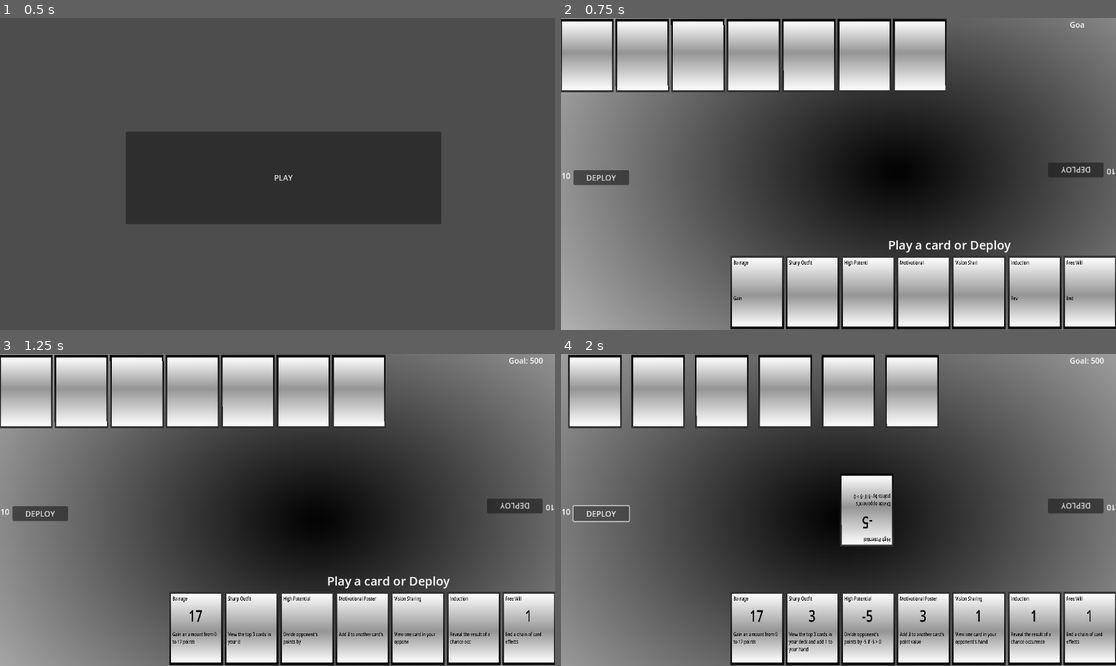
Above: before the commit, frames 1-4 (two rows, left to right).
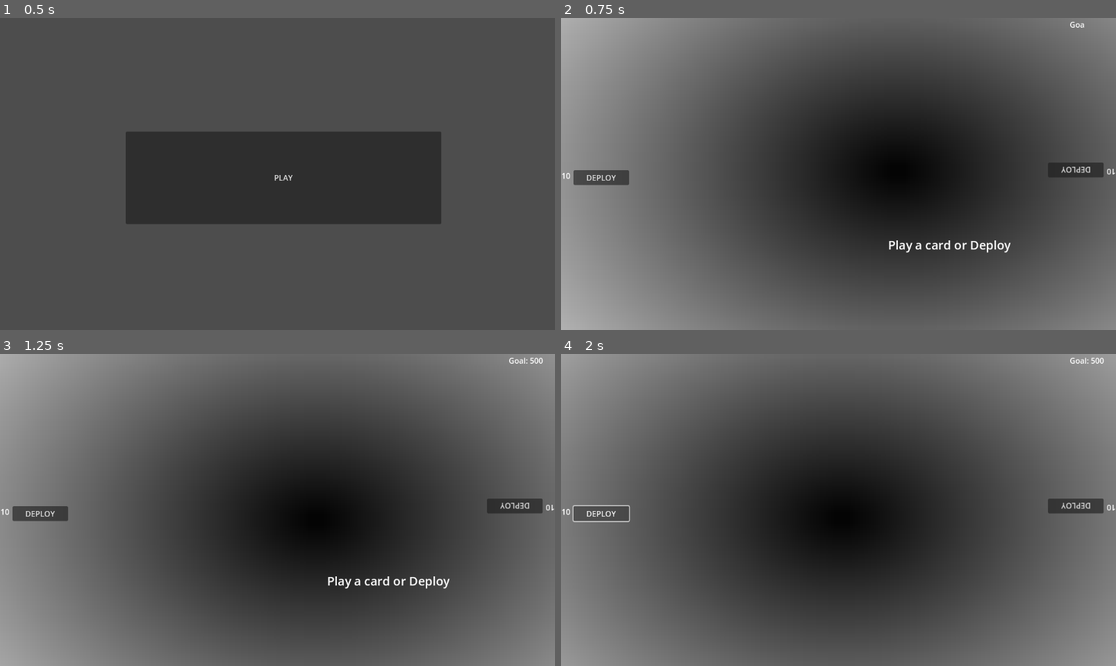
Above: after the commit, the same moments.

Repository: Odeguy/cardgameagain
Game: Godot game, scene res://menu.tscn
Two runs of this game, one before a commit and one after it. Both use one fixed random seed, a clock stepped at 60 frames per second and the inputs below.
Inputs:
- Up to frame 1 (0.5 s): no input
- Up to frame 2 (0.75 s): click "PLAY" at 0.5 s
- Up to frame 3 (1.25 s): no input
- Up to frame 4 (2 s): click "DEPLOY" at 1.25 s

Frame 1 is identical in both runs. In frame 2, 30% of the frame differs, in the area x 0-100%, y 0-100%; in frame 3, 30%; in frame 4, 30%, in the area x 1-100%, y 0-100%.
Error after the commit: Attempt to call function 'clear' in base 'null instance' on a null instance. (res://card_script.gd:47)

Commit message:
started changing card

Diff:
--- a/card.tscn
+++ b/card.tscn
@@ -1,75 +1,45 @@
-[gd_scene load_steps=7 format=3 uid="uid://bovhxyo1qdewj"]
+[gd_scene load_steps=5 format=3 uid="uid://bovhxyo1qdewj"]
 
 [ext_resource type="Script" uid="uid://cpacv3hesqk0p" path="res://card_script.gd" id="1_kikvd"]
 
-[sub_resource type="RectangleShape2D" id="RectangleShape2D_rjlel"]
-size = Vector2(120, 166)
-
-[sub_resource type="Gradient" id="Gradient_kikvd"]
-offsets = PackedFloat32Array(0, 0.545455, 1)
-colors = PackedColorArray(1, 1, 1, 1, 0.585062, 0.585062, 0.585062, 1, 1, 1, 1, 1)
-
-[sub_resource type="GradientTexture2D" id="GradientTexture2D_rjlel"]
-gradient = SubResource("Gradient_kikvd")
-fill_to = Vector2(0, 1)
+[sub_resource type="StyleBoxFlat" id="StyleBoxFlat_kikvd"]
 
 [sub_resource type="Gradient" id="Gradient_rjlel"]
-offsets = PackedFloat32Array(0, 0.987013)
-colors = PackedColorArray(0, 0, 0, 1, 0.194349, 0.194349, 0.194349, 1)
 
 [sub_resource type="GradientTexture2D" id="GradientTexture2D_q5obu"]
 gradient = SubResource("Gradient_rjlel")
-fill_from = Vector2(0, 1)
-fill_to = Vector2(0, 0)
 
 [node name="Card" type="Node2D"]
 scale = Vector2(0.85, 0.85)
 script = ExtResource("1_kikvd")
 
-[node name="Body" type="StaticBody2D" parent="."]
+[node name="PanelContainer" type="PanelContainer" parent="."]
+offset_left = -64.0
+offset_top = -89.0
+offset_right = 67.0
+offset_bottom = 89.0
+theme_override_styles/panel = SubResource("StyleBoxFlat_kikvd")
 
-[node name="Shape" type="CollisionShape2D" parent="Body"]
+[node name="HSplitContainer" type="HSplitContainer" parent="PanelContainer"]
+layout_mode = 2
+
+[node name="VFlowContainer" type="VFlowContainer" parent="PanelContainer/HSplitContainer"]
 visible = false
-shape = SubResource("RectangleShape2D_rjlel")
+layout_mode = 2
 
-[node name="Back" type="Sprite2D" parent="Body"]
-visible = false
-position = Vector2(1.5, -0.500004)
-scale = Vector2(1.92188, 2.64063)
-texture = SubResource("GradientTexture2D_rjlel")
-
-[node name="Front" type="Sprite2D" parent="Body"]
-position = Vector2(1.5, -0.500004)
-scale = Vector2(1.92188, 2.64063)
-texture = SubResource("GradientTexture2D_rjlel")
-
-[node name="NameLabel" type="RichTextLabel" parent="Body/Front"]
-offset_left = -30.0
-offset_top = -31.0
-offset_right = 568.0
-offset_bottom = 49.0
-scale = Vector2(0.1, 0.1)
+[node name="NameLabel" type="RichTextLabel" parent="PanelContainer/HSplitContainer/VFlowContainer"]
+layout_mode = 2
 scroll_active = false
 
-[node name="PointsLabel" type="RichTextLabel" parent="Body/Front"]
-offset_left = -30.0
-offset_top = -22.0
-offset_right = 558.0
-offset_bottom = 210.0
-scale = Vector2(0.1, 0.1)
+[node name="PointsLabel" type="RichTextLabel" parent="PanelContainer/HSplitContainer/VFlowContainer"]
+layout_mode = 2
 scroll_active = false
 horizontal_alignment = 1
 
-[node name="EffectLabel" type="RichTextLabel" parent="Body/Front"]
-offset_left = -30.0
-offset_top = 2.0
-offset_right = 574.0
-offset_bottom = 278.0
-scale = Vector2(0.1, 0.1)
+[node name="EffectLabel" type="RichTextLabel" parent="PanelContainer/HSplitContainer/VFlowContainer"]
+layout_mode = 2
 scroll_active = false
 
-[node name="Border" type="Sprite2D" parent="Body"]
-z_index = -1
-position = Vector2(1.7647, -6.19888e-06)
-scale = Vector2(2.04044, 2.79412)
+[node name="Cardart" type="TextureRect" parent="PanelContainer/HSplitContainer"]
+layout_mode = 2
 texture = SubResource("GradientTexture2D_q5obu")
--- a/card_script.gd
+++ b/card_script.gd
@@ -3,7 +3,8 @@
 var card_name
 var effect
 var front = false
-var color
+var back_color
+var font_color
 var font
 var font_size
 var text_time = 1
@@ -16,17 +17,10 @@
 	load_text(true)
 
 func switch_side(side: String):
-	if side == "back":
-		$Body/Back.show()
-		$Body/Front.hide()
-		front = false
-	elif side == "front":
-		$Body/Back.hide()
-		$Body/Front.show()
-		front = true
+	pass
 
-func set_color(color_entered: Color):
-	color = color_entered
+func set_font_color(font_color_entered: Color):
+	font_color = font_color_entered
 	re_push()
 
 func set_font_size(size_entered: int):
@@ -50,20 +44,20 @@
 	re_push()
 
 func re_push():
-	$Body/Front/NameLabel.clear()
-	if(color != null): $Body/Front/NameLabel.push_color(color)
-	if(font_size != null): $Body/Front/NameLabel.push_font_size(font_size)
-	if(font != null): $Body/Front/NameLabel.push_font(font)
+	$Body/BackNameLabel.clear()
+	if(font_color != null): $Body/BackNameLabel.push_font_color(font_color)
+	if(font_size != null): $Body/BackNameLabel.push_font_size(font_size)
+	if(font != null): $Body/BackNameLabel.push_font(font)
 
-	$Body/Front/EffectLabel.clear()
-	if(color != null): $Body/Front/EffectLabel.push_color(color)
-	if(font_size != null): $Body/Front/EffectLabel.push_font_size(font_size)
-	if(font != null): $Body/Front/EffectLabel.push_font(font)
+	$Body/BackEffectLabel.clear()
+	if(font_color != null): $Body/BackEffectLabel.push_font_color(font_color)
+	if(font_size != null): $Body/BackEffectLabel.push_font_size(font_size)
+	if(font != null): $Body/BackEffectLabel.push_font(font)
 
-	$Body/Front/PointsLabel.clear()
-	if(color != null): $Body/Front/PointsLabel.push_color(color)
-	if(font_size != null): $Body/Front/PointsLabel.push_font_size(font_size * 3)
-	if(font != null): $Body/Front/PointsLabel.push_font(font)
+	$Body/BackPointsLabel.clear()
+	if(font_color != null): $Body/BackPointsLabel.push_font_color(font_color)
+	if(font_size != null): $Body/BackPointsLabel.push_font_size(font_size * 3)
+	if(font != null): $Body/BackPointsLabel.push_font(font)
 
 func get_size() -> Vector2:
 	return $Body/Shape.get_shape().size
@@ -74,8 +68,11 @@
 func get_effect() -> String:
 	return effect
 
-func get_color() -> Color:
-	return color
+func get_font_color() -> Color:
+	return font_color
+
+func get_back_color() -> Color:
+	return back_color
 
 func get_font() -> String:
 	return font
@@ -86,13 +83,10 @@
 func get_points() -> int:
 	return points
 
-func has_point(point: Vector2) -> bool:
-	return $Body/Shape.shape.get_rect().has_point(to_local(point))
-
 func load_text(gradually):
-	$Body/Front/NameLabel.clear()
-	$Body/Front/EffectLabel.clear()
-	$Body/Front/PointsLabel.clear()
+	$Body/BackNameLabel.clear()
+	$Body/BackEffectLabel.clear()
+	$Body/BackPointsLabel.clear()
 	re_push()
 	var effect_with_int = effect #effect but [points value] is replaced with the actual number
 	while effect_with_int.find("[points value]") != -1:
@@ -100,13 +94,13 @@
 	if gradually:
 		loaded = false
 		for char in card_name:
-			$Body/Front/NameLabel.append_text(char)
+			$Body/BackNameLabel.append_text(char)
 			await get_tree().create_timer(text_time / card_name.length()).timeout
 		for char in effect_with_int:
-			$Body/Front/EffectLabel.append_text(char)
+			$Body/BackEffectLabel.append_text(char)
 			await get_tree().create_timer(text_time / effect.length()).timeout
 	else:
-		$Body/Front/NameLabel.append_text(card_name)
-		$Body/Front/EffectLabel.append_text(effect_with_int)
-	$Body/Front/PointsLabel.append_text(str(points))
+		$Body/BackNameLabel.append_text(card_name)
+		$Body/BackEffectLabel.append_text(effect_with_int)
+	$Body/BackPointsLabel.append_text(str(points))
 	loaded = true
